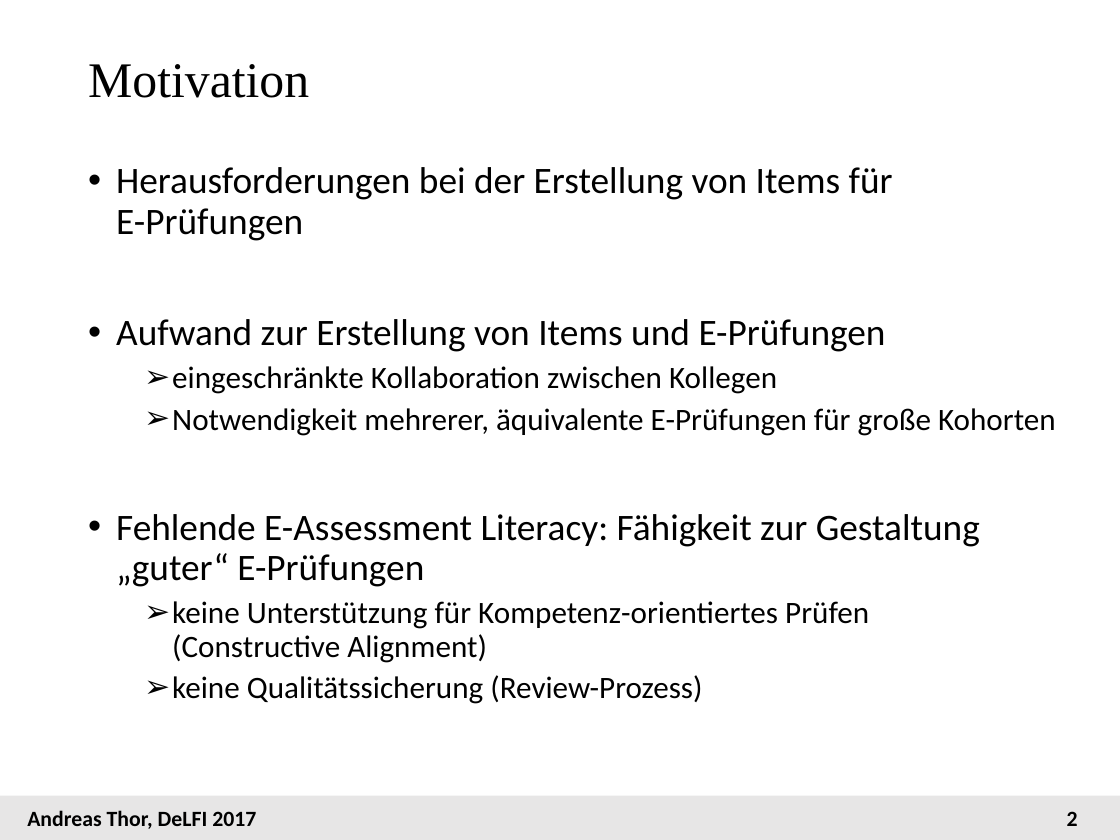
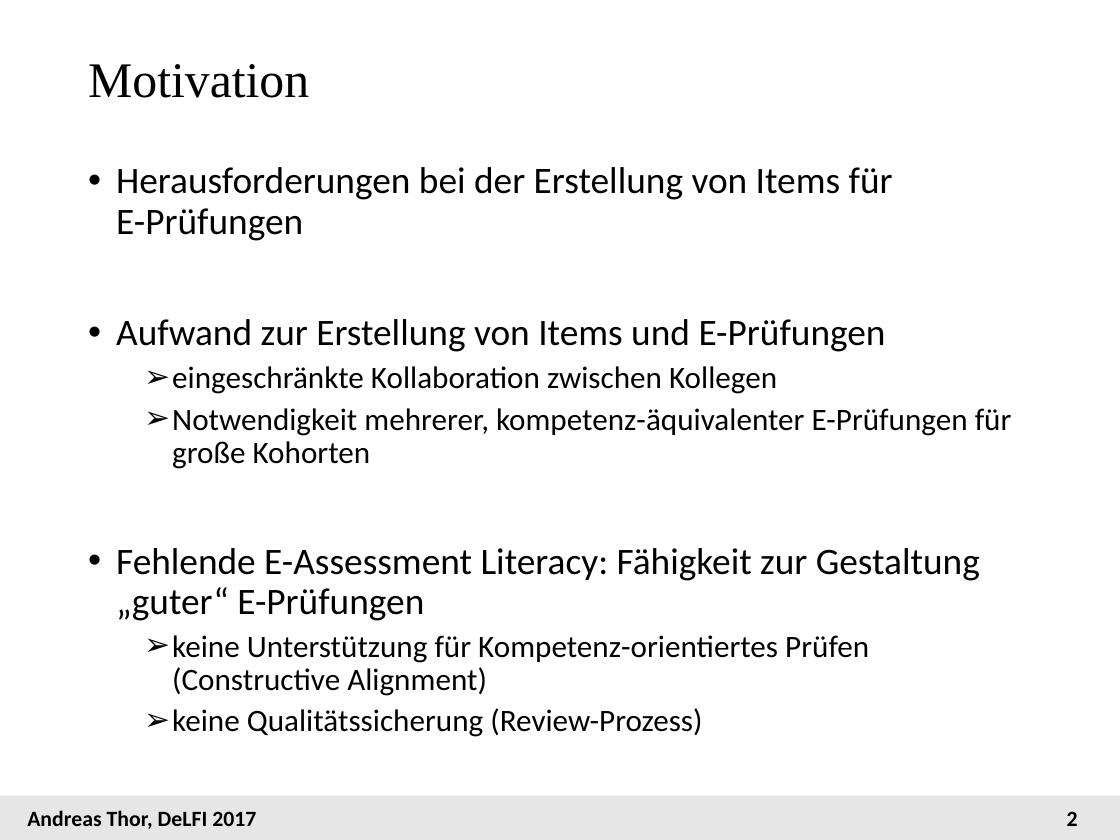
Before and after one commit to andreas-thor/eal, a slide deck: slide 2 of docs/papers/2017_Delfi/EAsLiT_Delfi_2017_Vortrag.pptx. Drawn at 1120x840 pixels with LibreOffice and Linux fonts; fonts in the diff are those of the drawing. Boxes give left, top, right and bottom in pixels: in the first picture for what was removed or moved away, otherwise in the second. Text is boxed around its words. In the diff, an @@ line names an element or a change of style, - is before the commit and + after.

```diff
--- a/docs/papers/2017_Delfi/EAsLiT_Delfi_2017_Vortrag.pptx
+++ b/docs/papers/2017_Delfi/EAsLiT_Delfi_2017_Vortrag.pptx
@@ text at (172,408,1012,469): text changed @@
-  ➢ Notwendigkeit mehrerer, äquivalente E-Prüfungen für große Kohorten
+  ➢ Notwendigkeit mehrerer, kompetenz-äquivalenter E-Prüfungen für große Kohorten
```
Also in this commit, not shown: 3 other slides changed, 3 slides removed, 2 other files.
